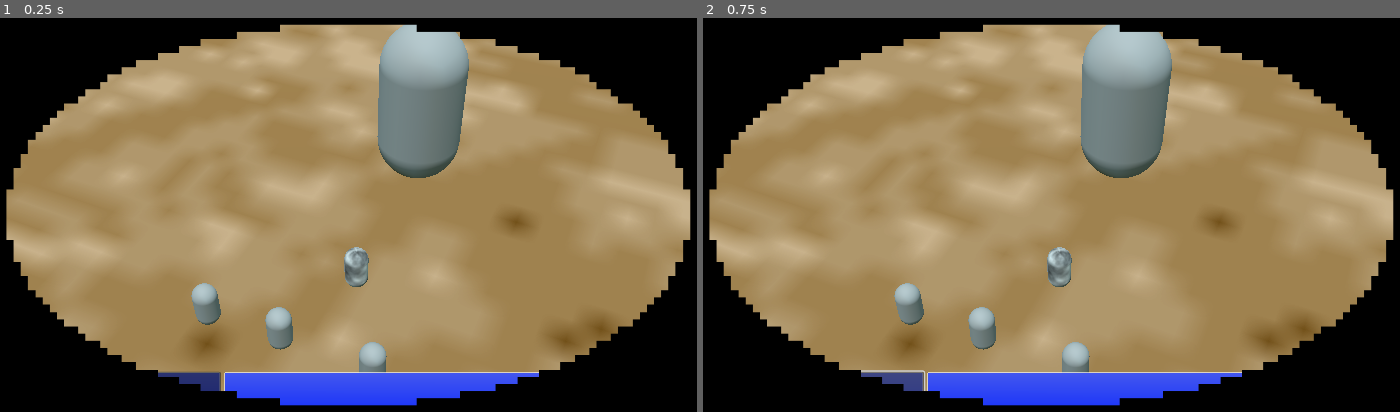
Above: before the commit, frames 1-2 (left to right).
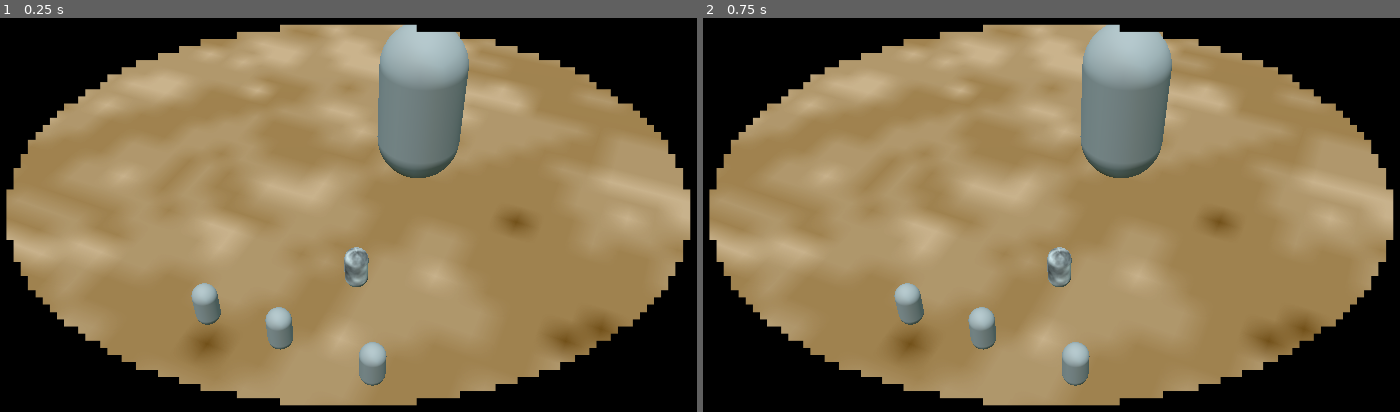
Above: after the commit, the same moments.

Repository: ludovino/BuiltToScale2024
Game: Godot game, scene res://battle/battle_scene.tscn
Two runs of this game, one before a commit and one after it. Both use one fixed random seed, a clock stepped at 60 frames per second and the inputs below.
Inputs (mouse positions are in pixels of both pictures, inside the frame that each line leads up to):
- Up to frame 1 (0.25 s): no input
- Up to frame 2 (0.75 s): click (793, 380) at 0.5 s, where only the run before the commit has a clickable "summon"

The runs differ from the first frame. In frame 1, 3.3% of the frame differs, in the area x 22-78%, y 89-99%; in frame 2, 3.3%.

Commit message:
added 'battle ui disabled' property to minigame class

Diff:
--- a/battle/battle_scene.tscn
+++ b/battle/battle_scene.tscn
@@ -62,9 +62,10 @@
 
 [sub_resource type="CapsuleMesh" id="CapsuleMesh_e1qd3"]
 
-[node name="Battle" type="Node3D"]
+[node name="Battle" type="Node3D" node_paths=PackedStringArray("battle_ui")]
 script = ExtResource("1_gisox")
 minigame_scenes = Array[PackedScene]([ExtResource("3_ohcvm"), ExtResource("2_rpkcf")])
+battle_ui = NodePath("Control")
 
 [node name="MeshInstance3D" type="MeshInstance3D" parent="."]
 transform = Transform3D(1, 0, 0, 0, 1, 0, 0, 0, 1, 0, 1, 0)
--- a/demon_pov/demon_pov.tscn
+++ b/demon_pov/demon_pov.tscn
@@ -16,6 +16,7 @@
 party_member_area_2 = NodePath("PartyMemberArea2")
 party_member_area_3 = NodePath("PartyMemberArea3")
 cow_enemy_area = NodePath("CowEnemyArea")
+battle_ui_disabled = true
 
 [node name="PartyMemberArea" type="Area3D" parent="." groups=["party"]]
 transform = Transform3D(1, 0, 0, 0, 1, 0, 0, 0, 1, -4.648, 1, 4.208)
--- a/global_scripts/base_minigame.gd
+++ b/global_scripts/base_minigame.gd
@@ -1,5 +1,7 @@
 class_name Minigame
 extends Node3D
+
+@export var battle_ui_disabled : bool
 
 signal succeeded
 signal failed
--- a/global_scripts/battle.gd
+++ b/global_scripts/battle.gd
@@ -4,6 +4,8 @@
 var minigames: Array[Minigame] = []
 var index := 0
 var current: Minigame
+
+@export var battle_ui : CanvasItem
 
 func _ready() -> void:
 	for scene in minigame_scenes:
@@ -14,6 +16,7 @@
 	current = minigames[index]
 	current.succeeded.connect(next)
 	current.failed.connect(game_over)
+	battle_ui.visible = !minigames[index].battle_ui_disabled
 	add_child(current)
 
 func _teardown_current() -> void:
